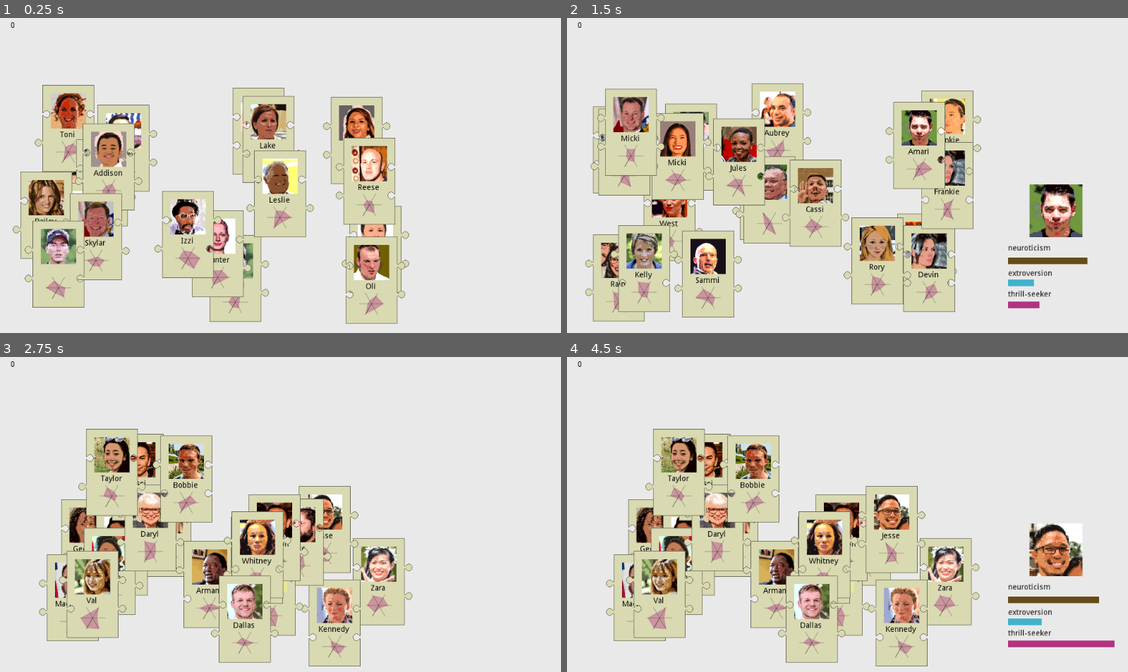
Above: before the commit, frames 1-4 (two rows, left to right).
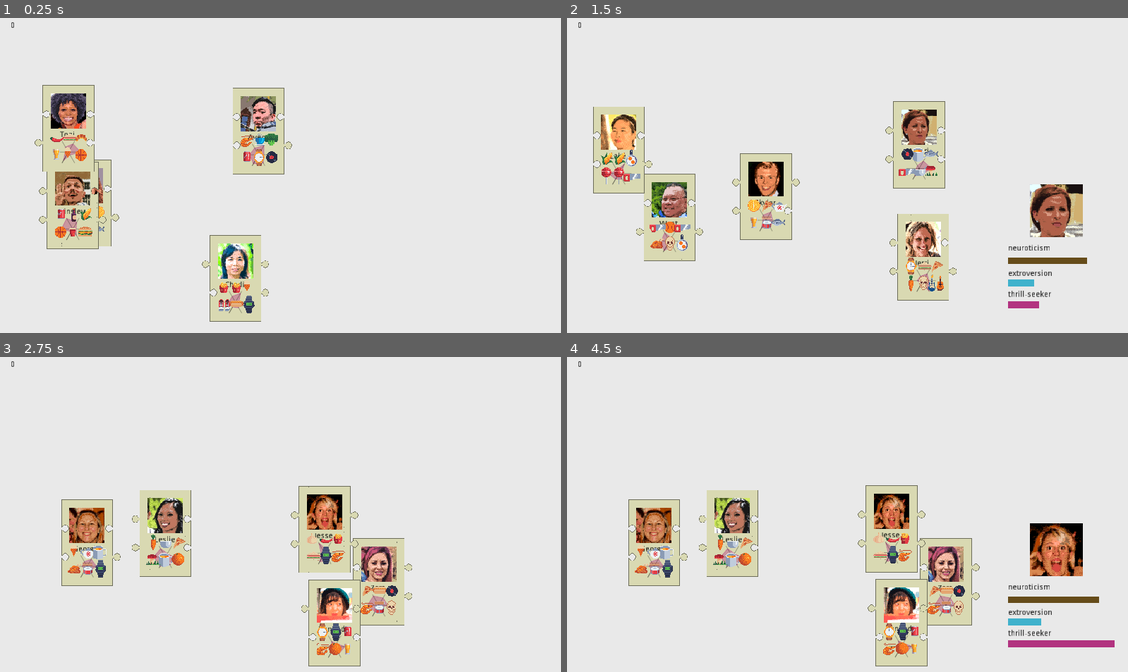
Above: after the commit, the same moments.

Repository: hwacha/GMTK-Match-Game
Game: Godot game, scene res://prefabs/Field.tscn
The game is run twice, just before and just after one commit, with the same random seed, the same clock (stepped at 60 frames per second) and the same inputs.
Inputs (mouse positions are in pixels of both pictures, inside the frame that each line leads up to):
- Up to frame 1 (0.25 s): no input
- Up to frame 2 (1.5 s): tap Enter at 0.5 s; move the mouse to (1055, 77) at 0.52 s; hold Up (ui_up) 0.53-1.28 s; click (1055, 77) at 0.67 s; tap Space at 1.25 s; move the mouse to (920, 144) at 1.27 s; hold Down (ui_down) from 1.28 s (still down); click (920, 144) at 1.42 s
- Up to frame 3 (2.75 s): tap Enter at 2 s; move the mouse to (196, 536) at 2.02 s; release Down (ui_down) at 2.03 s; hold Up (ui_up) from 2.03 s (still down); click (196, 536) at 2.17 s
- Up to frame 4 (4.5 s): tap Space at 2.75, 4.25 s; move the mouse to (948, 580) at 2.77 s; click (948, 580) at 2.92 s; tap Enter at 3.5 s; move the mouse to (903, 621) at 3.52 s; release Up (ui_up) at 3.53 s; hold Down (ui_down) from 3.53 s (still down); click (903, 621) at 3.67 s; move the mouse to (892, 530) at 4.27 s; click (892, 530) at 4.42 s

The runs differ from the first frame. In frame 1, 25% of the frame differs, in the area x 1-73%, y 1-98%; in frame 2, 30%, in the area x 1-93%, y 1-97%; in frame 3, 24%; in frame 4, 25%.

Commit message:
in the process of adding an icon-based like/dislike system

Diff:
--- a/prefabs/Card.tscn
+++ b/prefabs/Card.tscn
@@ -1,8 +1,9 @@
-[gd_scene load_steps=7 format=2]
+[gd_scene load_steps=8 format=2]
 
 [ext_resource path="res://assets/card_sprites/base.png" type="Texture" id=1]
 [ext_resource path="res://scripts/Card.gd" type="Script" id=2]
 [ext_resource path="res://scripts/Visual.gd" type="Script" id=3]
+[ext_resource path="res://prefabs/Icon.tscn" type="PackedScene" id=4]
 
 [sub_resource type="RectangleShape2D" id=1]
 extents = Vector2( 47, 79 )
@@ -95,6 +96,26 @@
 "_edit_lock_": true
 }
 
+[node name="Icons" type="Node2D" parent="."]
+
+[node name="Icon2" parent="Icons" instance=ExtResource( 4 )]
+position = Vector2( 1.29572, 47.0158 )
+
+[node name="Icon" parent="Icons" instance=ExtResource( 4 )]
+position = Vector2( 1.29572, 16.2889 )
+
+[node name="Icon3" parent="Icons" instance=ExtResource( 4 )]
+position = Vector2( 23.5079, 16.2889 )
+
+[node name="Icon4" parent="Icons" instance=ExtResource( 4 )]
+position = Vector2( 23.5079, 47.0158 )
+
+[node name="Icon5" parent="Icons" instance=ExtResource( 4 )]
+position = Vector2( -21.6569, 16.2889 )
+
+[node name="Icon6" parent="Icons" instance=ExtResource( 4 )]
+position = Vector2( -21.6569, 47.0158 )
+
 [connection signal="area_entered" from="." to="." method="_on_Card_area_entered"]
 [connection signal="area_exited" from="." to="." method="_on_Card_area_exited"]
 [connection signal="input_event" from="." to="." method="_on_Card_input_event"]
--- /dev/null
+++ b/prefabs/Icon.tscn
@@ -0,0 +1,394 @@
+[gd_scene load_steps=45 format=2]
+
+[ext_resource path="res://assets/icons/MegaPixelArt32x32pxIcons_SpriteSheet.png" type="Texture" id=1]
+[ext_resource path="res://scripts/Icon.gd" type="Script" id=2]
+
+[sub_resource type="AtlasTexture" id=34]
+atlas = ExtResource( 1 )
+region = Rect2( 416, 512, 32, 32 )
+
+[sub_resource type="AtlasTexture" id=35]
+atlas = ExtResource( 1 )
+region = Rect2( 0, 544, 32, 32 )
+
+[sub_resource type="AtlasTexture" id=36]
+atlas = ExtResource( 1 )
+region = Rect2( 224, 0, 32, 32 )
+
+[sub_resource type="AtlasTexture" id=37]
+atlas = ExtResource( 1 )
+region = Rect2( 96, 64, 32, 32 )
+
+[sub_resource type="AtlasTexture" id=38]
+atlas = ExtResource( 1 )
+region = Rect2( 0, 96, 32, 32 )
+
+[sub_resource type="AtlasTexture" id=39]
+atlas = ExtResource( 1 )
+region = Rect2( 32, 96, 32, 32 )
+
+[sub_resource type="AtlasTexture" id=40]
+atlas = ExtResource( 1 )
+region = Rect2( 64, 96, 32, 32 )
+
+[sub_resource type="AtlasTexture" id=6]
+atlas = ExtResource( 1 )
+region = Rect2( 192, 128, 32, 32 )
+
+[sub_resource type="AtlasTexture" id=7]
+atlas = ExtResource( 1 )
+region = Rect2( 320, 160, 32, 32 )
+
+[sub_resource type="AtlasTexture" id=8]
+atlas = ExtResource( 1 )
+region = Rect2( 288, 192, 32, 32 )
+
+[sub_resource type="AtlasTexture" id=41]
+atlas = ExtResource( 1 )
+region = Rect2( 416, 192, 32, 32 )
+
+[sub_resource type="AtlasTexture" id=42]
+atlas = ExtResource( 1 )
+region = Rect2( 32, 224, 32, 32 )
+
+[sub_resource type="AtlasTexture" id=43]
+atlas = ExtResource( 1 )
+region = Rect2( 32, 256, 32, 32 )
+
+[sub_resource type="AtlasTexture" id=44]
+atlas = ExtResource( 1 )
+region = Rect2( 64, 256, 32, 32 )
+
+[sub_resource type="AtlasTexture" id=45]
+atlas = ExtResource( 1 )
+region = Rect2( 384, 256, 32, 32 )
+
+[sub_resource type="AtlasTexture" id=46]
+atlas = ExtResource( 1 )
+region = Rect2( 32, 288, 32, 32 )
+
+[sub_resource type="AtlasTexture" id=15]
+atlas = ExtResource( 1 )
+region = Rect2( 192, 320, 32, 32 )
+
+[sub_resource type="AtlasTexture" id=47]
+atlas = ExtResource( 1 )
+region = Rect2( 0, 352, 32, 32 )
+
+[sub_resource type="AtlasTexture" id=17]
+atlas = ExtResource( 1 )
+region = Rect2( 64, 352, 32, 32 )
+
+[sub_resource type="AtlasTexture" id=48]
+atlas = ExtResource( 1 )
+region = Rect2( 0, 384, 32, 32 )
+
+[sub_resource type="AtlasTexture" id=49]
+atlas = ExtResource( 1 )
+region = Rect2( 256, 384, 32, 32 )
+
+[sub_resource type="AtlasTexture" id=20]
+atlas = ExtResource( 1 )
+region = Rect2( 384, 384, 32, 32 )
+
+[sub_resource type="AtlasTexture" id=21]
+atlas = ExtResource( 1 )
+region = Rect2( 416, 384, 32, 32 )
+
+[sub_resource type="AtlasTexture" id=50]
+atlas = ExtResource( 1 )
+region = Rect2( 320, 448, 32, 32 )
+
+[sub_resource type="AtlasTexture" id=51]
+atlas = ExtResource( 1 )
+region = Rect2( 32, 480, 32, 32 )
+
+[sub_resource type="AtlasTexture" id=24]
+atlas = ExtResource( 1 )
+region = Rect2( 64, 480, 32, 32 )
+
+[sub_resource type="AtlasTexture" id=25]
+atlas = ExtResource( 1 )
+region = Rect2( 96, 480, 32, 32 )
+
+[sub_resource type="AtlasTexture" id=26]
+atlas = ExtResource( 1 )
+region = Rect2( 128, 480, 32, 32 )
+
+[sub_resource type="AtlasTexture" id=27]
+atlas = ExtResource( 1 )
+region = Rect2( 160, 480, 32, 32 )
+
+[sub_resource type="AtlasTexture" id=28]
+atlas = ExtResource( 1 )
+region = Rect2( 192, 480, 32, 32 )
+
+[sub_resource type="AtlasTexture" id=29]
+atlas = ExtResource( 1 )
+region = Rect2( 224, 480, 32, 32 )
+
+[sub_resource type="AtlasTexture" id=30]
+atlas = ExtResource( 1 )
+region = Rect2( 256, 480, 32, 32 )
+
+[sub_resource type="AtlasTexture" id=31]
+atlas = ExtResource( 1 )
+region = Rect2( 32, 512, 32, 32 )
+
+[sub_resource type="AtlasTexture" id=32]
+atlas = ExtResource( 1 )
+region = Rect2( 64, 512, 32, 32 )
+
+[sub_resource type="AtlasTexture" id=33]
+atlas = ExtResource( 1 )
+region = Rect2( 384, 512, 32, 32 )
+
+[sub_resource type="AtlasTexture" id=52]
+atlas = ExtResource( 1 )
+region = Rect2( 32, 544, 32, 32 )
+
+[sub_resource type="AtlasTexture" id=53]
+atlas = ExtResource( 1 )
+region = Rect2( 64, 576, 32, 32 )
+
+[sub_resource type="AtlasTexture" id=54]
+atlas = ExtResource( 1 )
+region = Rect2( 224, 576, 32, 32 )
+
+[sub_resource type="AtlasTexture" id=55]
+atlas = ExtResource( 1 )
+region = Rect2( 320, 576, 32, 32 )
+
+[sub_resource type="AtlasTexture" id=56]
+atlas = ExtResource( 1 )
+region = Rect2( 352, 576, 32, 32 )
+
+[sub_resource type="AtlasTexture" id=57]
+atlas = ExtResource( 1 )
+region = Rect2( 0, 608, 32, 32 )
+
+[sub_resource type="SpriteFrames" id=58]
+animations = [ {
+"frames": [ SubResource( 34 ) ],
+"loop": true,
+"name": "34",
+"speed": 5.0
+}, {
+"frames": [ SubResource( 35 ) ],
+"loop": true,
+"name": "35",
+"speed": 5.0
+}, {
+"frames": [ SubResource( 36 ), SubResource( 37 ), SubResource( 38 ), SubResource( 39 ), SubResource( 40 ), SubResource( 6 ), SubResource( 7 ), SubResource( 8 ), SubResource( 41 ), SubResource( 42 ), SubResource( 43 ), SubResource( 44 ), SubResource( 45 ), SubResource( 46 ), SubResource( 15 ), SubResource( 47 ), SubResource( 17 ), SubResource( 48 ), SubResource( 49 ), SubResource( 20 ), SubResource( 21 ), SubResource( 50 ), SubResource( 51 ), SubResource( 24 ), SubResource( 25 ), SubResource( 26 ), SubResource( 27 ), SubResource( 28 ), SubResource( 29 ), SubResource( 30 ), SubResource( 31 ), SubResource( 32 ), SubResource( 33 ), SubResource( 34 ), SubResource( 35 ), SubResource( 52 ), SubResource( 53 ), SubResource( 54 ), SubResource( 55 ), SubResource( 56 ), SubResource( 57 ) ],
+"loop": true,
+"name": "default",
+"speed": 5.0
+}, {
+"frames": [ SubResource( 42 ) ],
+"loop": true,
+"name": "10",
+"speed": 5.0
+}, {
+"frames": [ SubResource( 24 ) ],
+"loop": true,
+"name": "24",
+"speed": 5.0
+}, {
+"frames": [ SubResource( 26 ) ],
+"loop": true,
+"name": "26",
+"speed": 5.0
+}, {
+"frames": [ SubResource( 50 ) ],
+"loop": true,
+"name": "22",
+"speed": 5.0
+}, {
+"frames": [ SubResource( 21 ) ],
+"loop": true,
+"name": "21",
+"speed": 5.0
+}, {
+"frames": [ SubResource( 51 ) ],
+"loop": true,
+"name": "23",
+"speed": 5.0
+}, {
+"frames": [ SubResource( 27 ) ],
+"loop": true,
+"name": "27",
+"speed": 5.0
+}, {
+"frames": [ SubResource( 7 ) ],
+"loop": true,
+"name": "7",
+"speed": 5.0
+}, {
+"frames": [ SubResource( 37 ) ],
+"loop": true,
+"name": "2",
+"speed": 5.0
+}, {
+"frames": [ SubResource( 46 ) ],
+"loop": true,
+"name": "14",
+"speed": 5.0
+}, {
+"frames": [ SubResource( 17 ) ],
+"loop": true,
+"name": "17",
+"speed": 5.0
+}, {
+"frames": [ SubResource( 30 ) ],
+"loop": true,
+"name": "30",
+"speed": 5.0
+}, {
+"frames": [ SubResource( 48 ) ],
+"loop": true,
+"name": "18",
+"speed": 5.0
+}, {
+"frames": [ SubResource( 6 ) ],
+"loop": true,
+"name": "6",
+"speed": 5.0
+}, {
+"frames": [ SubResource( 39 ) ],
+"loop": true,
+"name": "4",
+"speed": 5.0
+}, {
+"frames": [ SubResource( 43 ) ],
+"loop": true,
+"name": "11",
+"speed": 5.0
+}, {
+"frames": [ SubResource( 41 ) ],
+"loop": true,
+"name": "9",
+"speed": 5.0
+}, {
+"frames": [ SubResource( 49 ) ],
+"loop": true,
+"name": "19",
+"speed": 5.0
+}, {
+"frames": [ SubResource( 20 ) ],
+"loop": true,
+"name": "20",
+"speed": 5.0
+}, {
+"frames": [ SubResource( 31 ) ],
+"loop": true,
+"name": "31",
+"speed": 5.0
+}, {
+"frames": [ SubResource( 8 ) ],
+"loop": true,
+"name": "8",
+"speed": 5.0
+}, {
+"frames": [ SubResource( 25 ) ],
+"loop": true,
+"name": "25",
+"speed": 5.0
+}, {
+"frames": [ SubResource( 28 ) ],
+"loop": true,
+"name": "28",
+"speed": 5.0
+}, {
+"frames": [ SubResource( 40 ) ],
+"loop": true,
+"name": "5",
+"speed": 5.0
+}, {
+"frames": [ SubResource( 36 ) ],
+"loop": true,
+"name": "1",
+"speed": 5.0
+}, {
+"frames": [ SubResource( 38 ) ],
+"loop": true,
+"name": "3",
+"speed": 5.0
+}, {
+"frames": [ SubResource( 32 ) ],
+"loop": true,
+"name": "32",
+"speed": 5.0
+}, {
+"frames": [ SubResource( 45 ) ],
+"loop": true,
+"name": "13",
+"speed": 5.0
+}, {
+"frames": [ SubResource( 44 ) ],
+"loop": true,
+"name": "12",
+"speed": 5.0
+}, {
+"frames": [ SubResource( 33 ) ],
+"loop": true,
+"name": "33",
+"speed": 5.0
+}, {
+"frames": [ SubResource( 29 ) ],
+"loop": true,
+"name": "29",
+"speed": 5.0
+}, {
+"frames": [ SubResource( 15 ) ],
+"loop": true,
+"name": "15",
+"speed": 5.0
+}, {
+"frames": [ SubResource( 47 ) ],
+"loop": true,
+"name": "16",
+"speed": 5.0
+}, {
+"frames": [ null ],
+"loop": true,
+"name": "42",
+"speed": 5.0
+}, {
+"frames": [ SubResource( 56 ) ],
+"loop": true,
+"name": "40",
+"speed": 5.0
+}, {
+"frames": [ SubResource( 57 ) ],
+"loop": true,
+"name": "41",
+"speed": 5.0
+}, {
+"frames": [ SubResource( 52 ) ],
+"loop": true,
+"name": "36",
+"speed": 5.0
+}, {
+"frames": [ SubResource( 53 ) ],
+"loop": true,
+"name": "37",
+"speed": 5.0
+}, {
+"frames": [ SubResource( 54 ) ],
+"loop": true,
+"name": "38",
+"speed": 5.0
+}, {
+"frames": [ SubResource( 55 ) ],
+"loop": true,
+"name": "39",
+"speed": 5.0
+} ]
+
+[node name="Icon" type="Node2D"]
+script = ExtResource( 2 )
+
+[node name="AnimatedSprite" type="AnimatedSprite" parent="."]
+frames = SubResource( 58 )
+frame = 21
+playing = true
--- a/project.godot
+++ b/project.godot
@@ -13,6 +13,11 @@
 config/name="gmtk_match_game"
 run/main_scene="res://prefabs/Field.tscn"
 config/icon="res://icon.png"
+
+[display]
+
+window/stretch/mode="2d"
+window/stretch/aspect="keep"
 
 [importer_defaults]
 
--- a/scripts/Field.gd
+++ b/scripts/Field.gd
@@ -8,7 +8,7 @@
 # Called when the node enters the scene tree for the first time.
 func _ready():
 	var card_prefab = load("res://prefabs/Card.tscn")
-	var num_cards = 20
+	var num_cards = 5
 
 	var rng = RandomNumberGenerator.new()
 	rng.randomize()
--- /dev/null
+++ b/scripts/Icon.gd
@@ -0,0 +1,16 @@
+extends Node2D
+
+
+var icon_count = 42
+
+var item_type = null
+
+# Called when the node enters the scene tree for the first time.
+func _ready():
+	var rng = RandomNumberGenerator.new()
+	rng.randomize()
+	item_type = rng.randi_range(1, 42)
+	get_node("AnimatedSprite").animation = str(item_type)
+# Called every frame. 'delta' is the elapsed time since the previous frame.
+#func _process(delta):
+#	pass
--- a/scripts/Visual.gd
+++ b/scripts/Visual.gd
@@ -15,7 +15,7 @@
 #	var rng = RandomNumberGenerator.new()
 #	rng.randomize()
 	var parent = get_parent()
-	if parent.pair_state == 'unpaired':
+	if parent.pair_state in ['unpaired', 'paired']:
 		draw_attributes(parent.attributes)
 		draw_axises(len(parent.attributes))
 		self.z_index = 0
Binary file added: assets/icons/MegaPixelArt32x32pxIcons_SpriteSheet.png
Not shown, changed: assets/icons/MegaPixelArt32x32pxIcons_SpriteSheet.png.import
Binary file removed: assets/pixel_faces/01808.png
